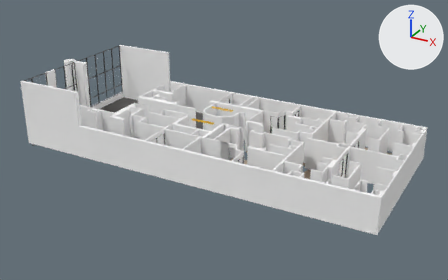
Before and after pictures for a commit that changed the glTF model public/models/PISOS/planta-1.glb.
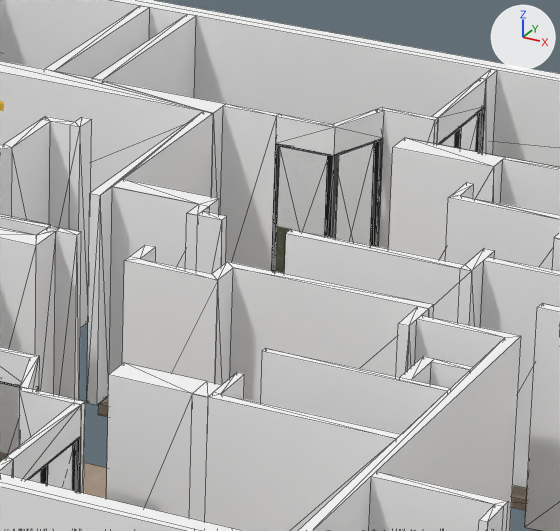
The first picture shows the older version from a 50 mm camera at (27.4, -48.1, 25.3) aimed at (1.0, -0.2, 1.3). The close-ups show both versions on the part from 52% to 69% of the width and 34% to 60% of the height of that picture; other places that the commit changed are outside them. Arrows for +X, +Y and +Z are at upper right; the lights stay in place. The close-ups show mesh edges as thin lines. Where no turn or scale is listed for an object, it has been applied to the vertices.

Objects in the first close-up: 'tipo-5-parent', 'tipo-8-parent', 'walls-parent'.
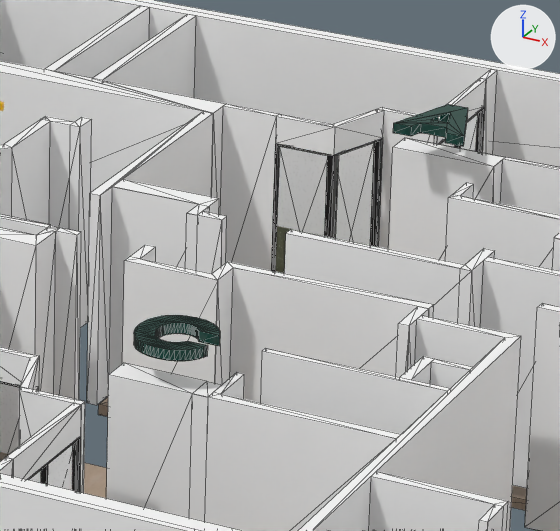
What changed in the scene script:
```text
Add mat_material_004:
    mat_material_004 = principled_material('Material.004')
    mat_material_004.base_color = (0.000942, 0.0532, 0.038)  # dark cyan #034137
    mat_material_004.roughness = 0.205
Add mat_material_002:
    mat_material_002 = principled_material('Material.002')
    mat_material_002.base_color = (0.000942, 0.0532, 0.038)  # dark cyan #034137
    mat_material_002.roughness = 0.205
Add me_zona_de_niños_003:
    me_zona_de_niños_003.from_pydata(...)  # 184 vertices, 364 faces; spans x -0.495..0.481, y -0.007..1.011, z -0.07..0.07
    me_zona_de_niños_003.materials.append(mat_material_004)  # dark cyan #034137
Add me_zona_de_niños_001:
    me_zona_de_niños_001.from_pydata(...)  # 22 vertices, 44 faces; spans x -0.502..0.503, y 0.0..0.999, z -0.07..0.07
    me_zona_de_niños_001.materials.append(mat_material_002)  # dark cyan #034137
Add ob_zona_de_niños_003:
    ob_zona_de_niños_003 = bpy.data.objects.new('Zona de Niños.003', me_zona_de_niños_003)
    ob_zona_de_niños_003.location = (6.32, -4.48, 3.69)
Add ob_zona_de_niños_001:
    ob_zona_de_niños_001 = bpy.data.objects.new('Zona de Niños.001', me_zona_de_niños_001)
    ob_zona_de_niños_001.location = (6.32, 3.55, 3.69)
```

Pixel boxes (x1, y1, x2, y2) of what changed, in the close-ups (560 x 531 px):
'Zona de Niños.003', added: after (134, 315, 220, 361)
'Zona de Niños.001', added (cyan): after (393, 104, 468, 146)
